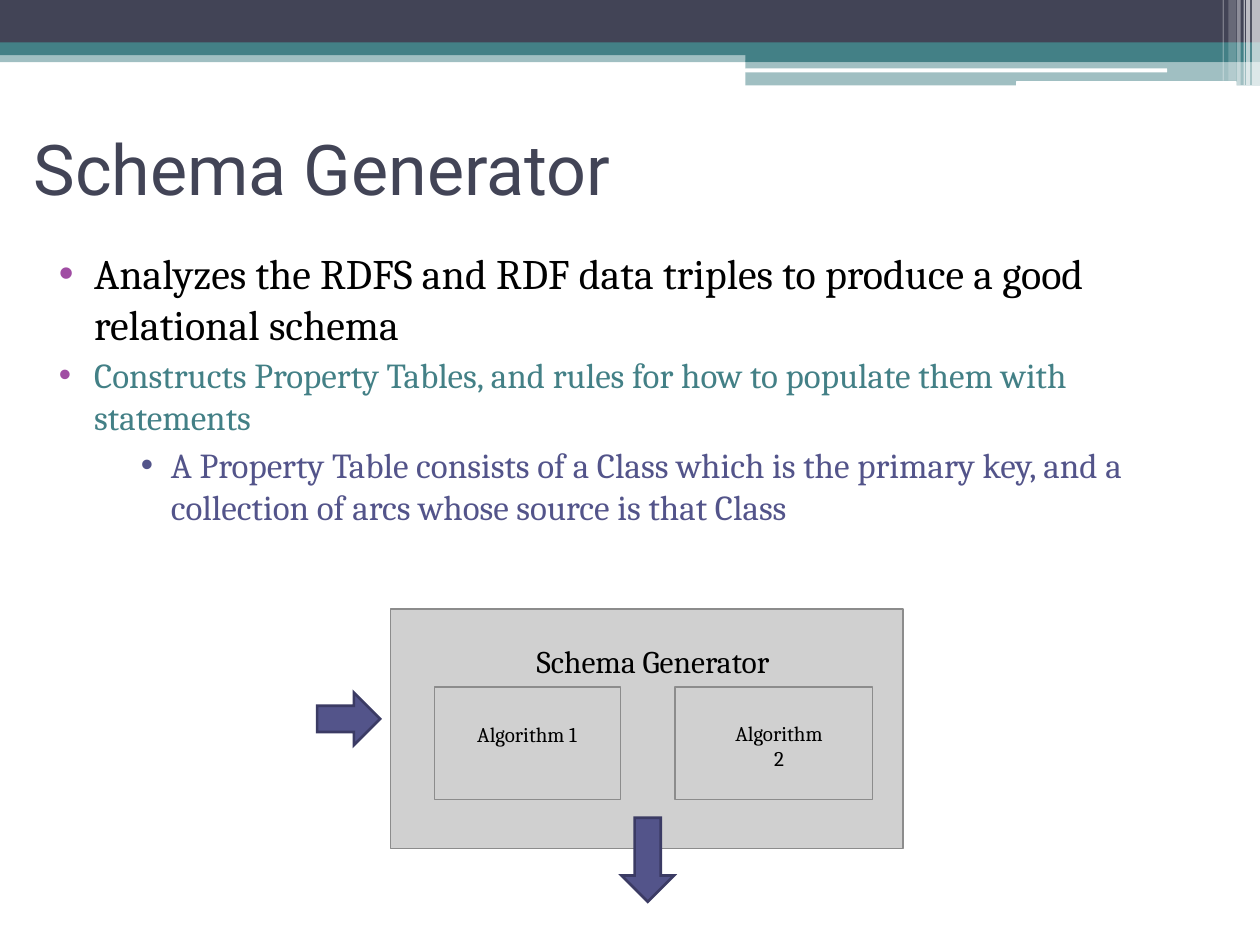
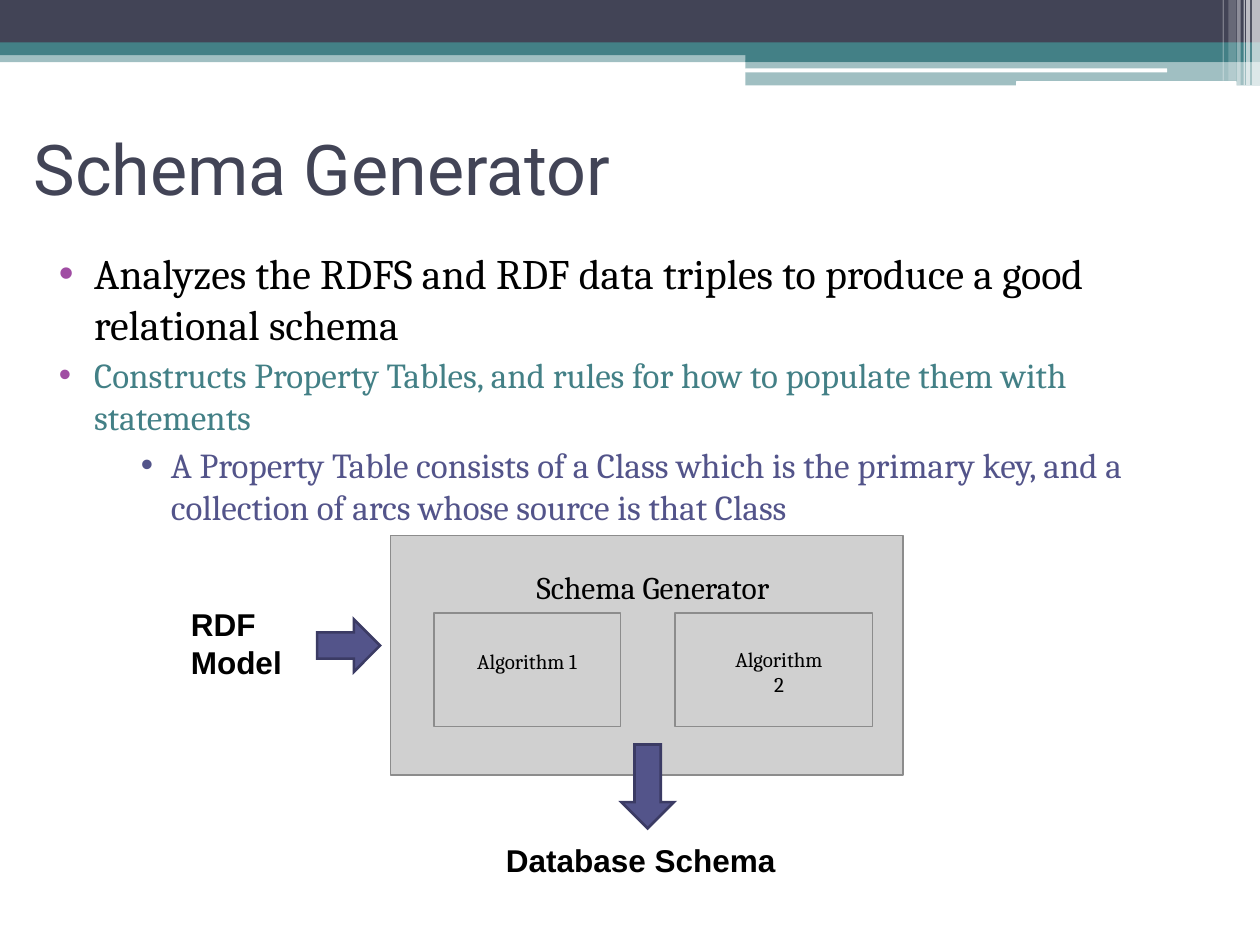
Before and after one commit to oshanis/r-store, a slide deck: slide 8 of docs/R_Store.ppt. Drawn at 1260x945 pixels with LibreOffice and Linux fonts; fonts in the diff are those of the drawing; grey boxes stand for pictures. Boxes give left, top, right and bottom in pixels: in the first picture for what was removed or moved away, otherwise in the second. Text is boxed around its words. In the diff, an @@ line names an element or a change of style, - is before the commit and + after.

```diff
--- a/docs/R_Store.ppt
+++ b/docs/R_Store.ppt
@@ text added at [191,614,282,675], 18 pt, text #000000, bold @@
+RDF Model
@@ 3 pictures, 3 texts, 1 down arrow, 1 right arrow: place and size @@
-3 pictures, 3 texts, 1 down arrow, 1 right arrow at [318,609,903,902]
+3 pictures, 3 texts, 1 down arrow, 1 right arrow at [318,536,903,829]
@@ right arrow at [318,619,381,672]: proportions changed @@
@@ down arrow at [621,745,674,829]: proportions changed @@
@@ text added at [506,849,776,873], 18 pt, text #000000, bold @@
+Database Schema
```
Also in this commit, not shown: 1 other slide changed.
